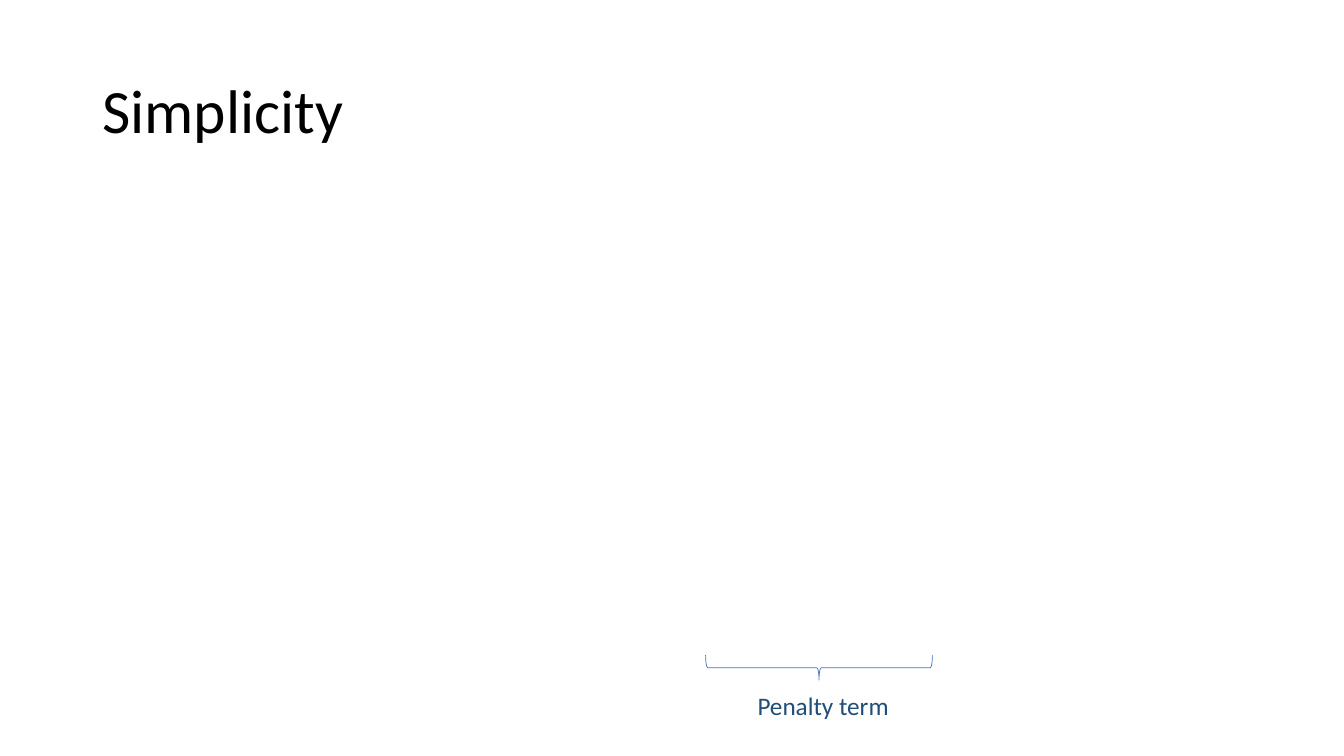
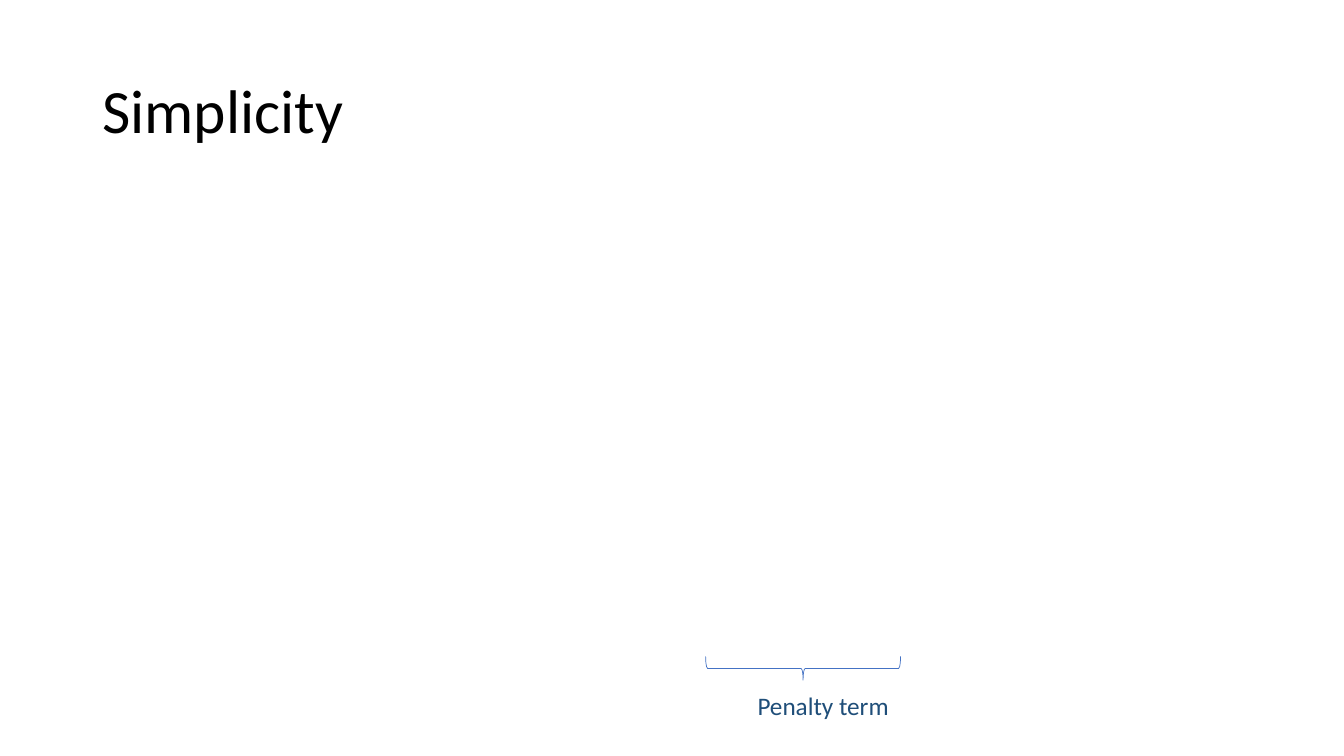
Before and after one commit to mhahsler/CS7320-AI, a slide deck: slide 9 of slides/19_ML_intro.pptx. Drawn at 1344x756 pixels with LibreOffice and Linux fonts; fonts in the diff are those of the drawing; grey boxes stand for pictures. Boxes give left, top, right and bottom in pixels: in the first picture for what was removed or moved away, otherwise in the second. Text is boxed around its words. In the diff, an @@ line names an element or a change of style, - is before the commit and + after.

```diff
--- a/slides/19_ML_intro.pptx
+++ b/slides/19_ML_intro.pptx
@@ right brace resized from (x1=706, y1=655, x2=933, y2=681) to (x1=706, y1=656, x2=901, y2=680) @@
```
Also in this commit, not shown: 11 other slides changed, 1 slide added, 1 other file.
